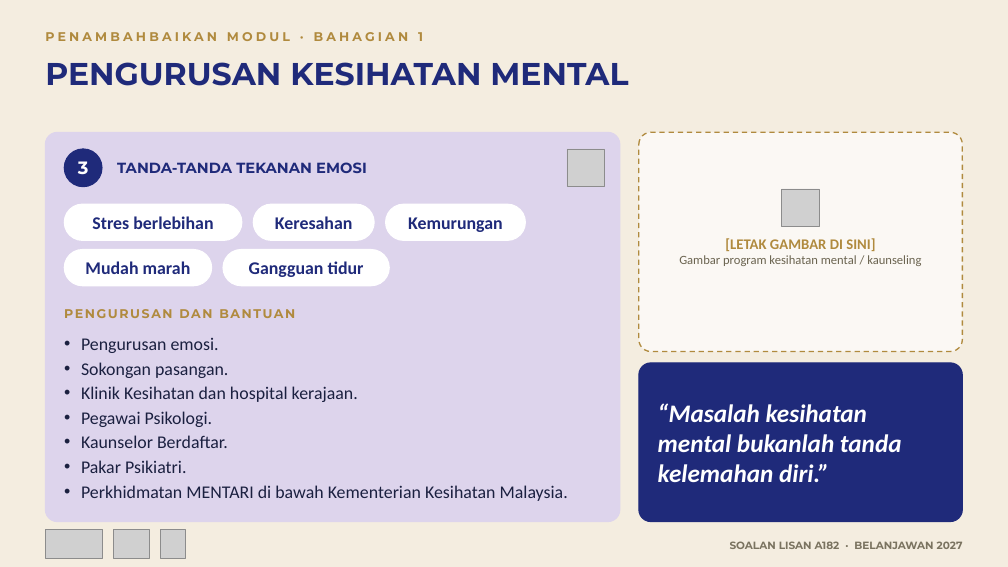
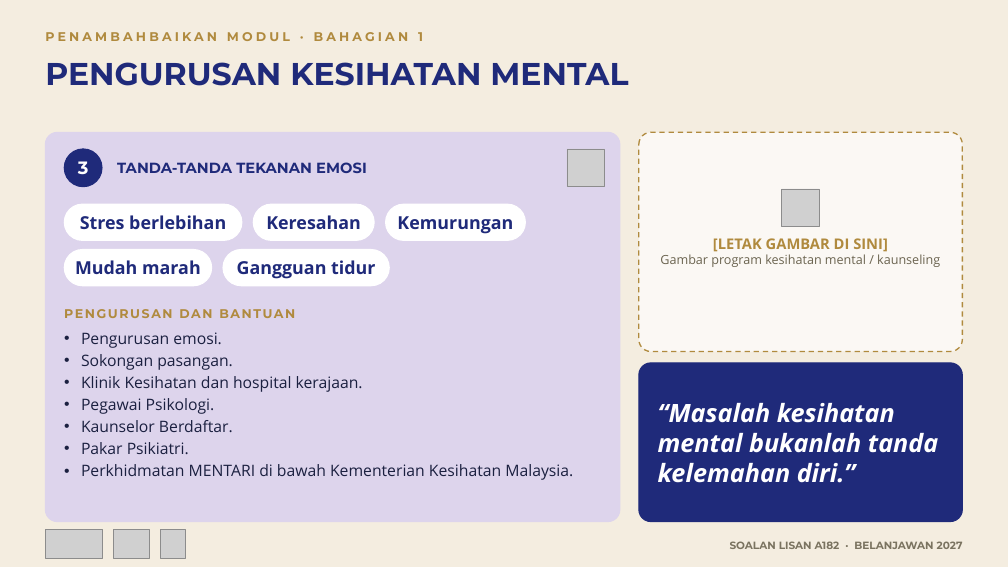
Before and after one commit to nawaljoe/Nawal, a slide deck: slide 7 of Infografik_Soalan_Lisan_A182_Belanjawan2027.pptx. Drawn at 1008x567 pixels with LibreOffice and Linux fonts; fonts in the diff are those of the drawing; grey boxes stand for pictures. Boxes give left, top, right and bottom in pixels: in the first picture for what was removed or moved away, otherwise in the second. Text is boxed around its words. In the diff, an @@ line names an element or a change of style, - is before the commit and + after.

```diff
--- a/Infografik_Soalan_Lisan_A182_Belanjawan2027.pptx
+++ b/Infografik_Soalan_Lisan_A182_Belanjawan2027.pptx
@@ text "Pengurusan emosi." at (81,332,573,480): size 17 to 15 pt, font Calibri to Open Sans @@
@@ font Calibri to Open Sans in 7 elements at (80,215,226,229), (266,215,361,229), (397,216,513,234), (75,260,201,274), (237,260,375,279), (660,238,940,267), (658,403,938,483) @@
```
Also in this commit, not shown: 15 other slides changed.
